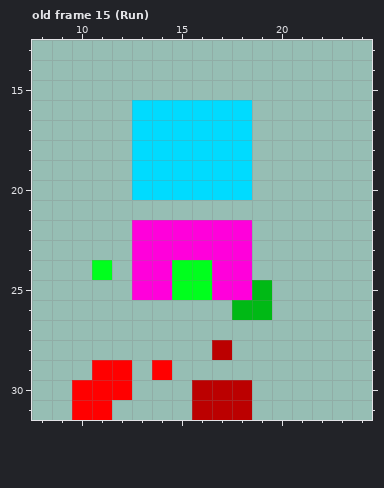
Pixel-art file: assets/textures/player.aseprite. The picture above is the old version.
32x32 pixels, 23 frames. Shown: old frame 15 (Run): x 8..24, y 13..31. The commit also changed other frames, which this record leaves out.
New version:
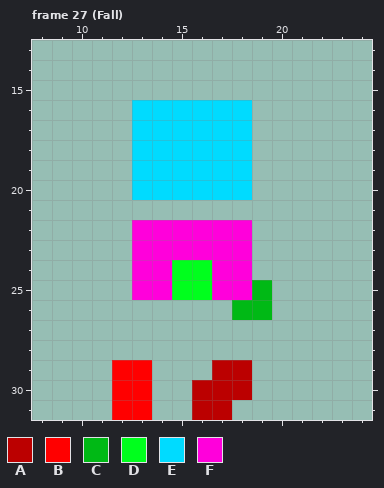
Palette (. is transparent): A #bb0000  B #ff0000  C #00b915  D #00ff1d  E #00dbff  F #ff00db
A new or re-ordered frame is compared with the old frame closest to it.
Author's note on the commit: art: player jump + fall sheets
The exact change:
frames 23 -> 30
Frame 27 (Fall) is new; against old frame 15 (Run), layer "Layer 8":
Colour A now appears in row 29 at x 17 to 18.
Colour B now appears in rows 29 to 30 at x 13; in row 31 at x 12 to 13.
The author cleared colour A in row 28 at x 17; in row 31 at x 18.
The author cleared colour B in row 29 at x 11 and 14; in rows 30 to 31 at x 10 to 11.
The author cleared colour D in row 24 at x 11.
